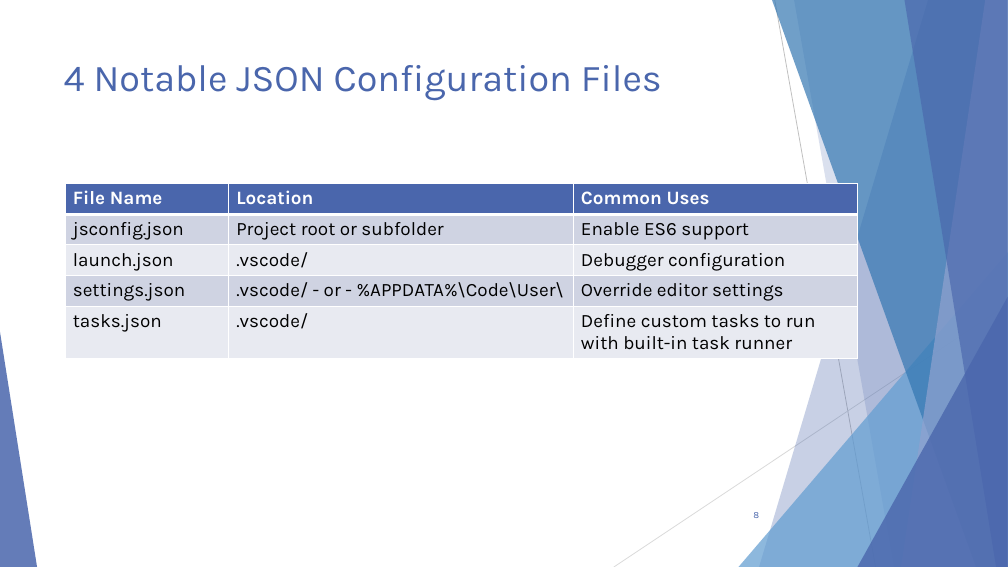
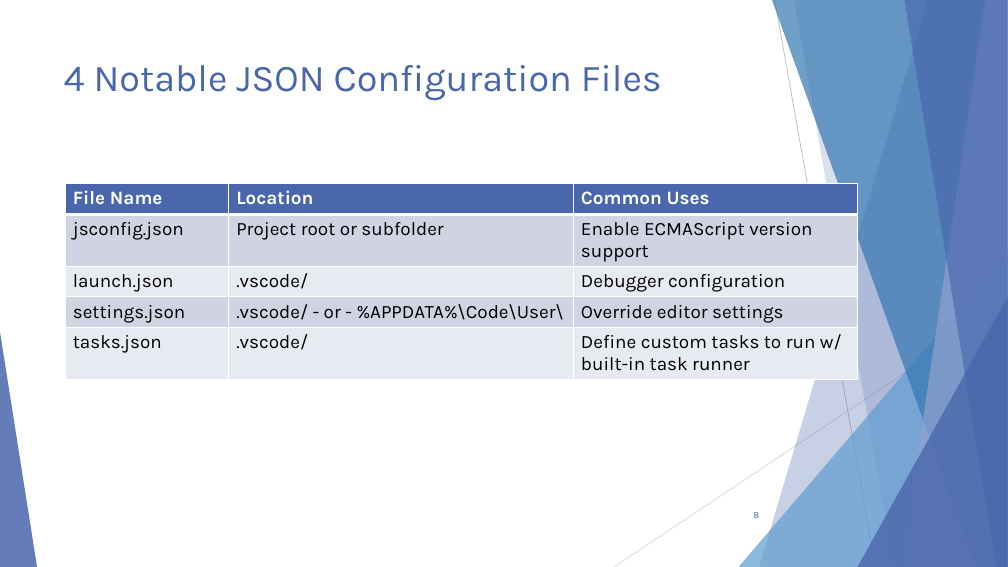
Before and after one commit to scottaddie/slide-decks, a slide deck: slide 8 of Intro to JavaScript Tooling in VS Code - MKEJS.pptx. Drawn at 1008x567 pixels with LibreOffice and Linux fonts; fonts in the diff are those of the drawing. Boxes give left, top, right and bottom in pixels: in the first picture for what was removed or moved away, otherwise in the second. Text is boxed around its words. In the diff, an @@ line names an element or a change of style, - is before the commit and + after.

```diff
--- a/Intro to JavaScript Tooling in VS Code - MKEJS.pptx
+++ b/Intro to JavaScript Tooling in VS Code - MKEJS.pptx
@@ table at bbox=[65, 184, 858, 382] @@
-row 2, column 3: Enable ES6 support
+row 2, column 3: Enable ECMAScript version support
-row 5, column 3: Define custom tasks to run with built-in task runner
+row 5, column 3: Define custom tasks to run w/ built-in task runner
```
Also in this commit, not shown: 3 other slides changed, 1 slide added, 1 slide removed.
